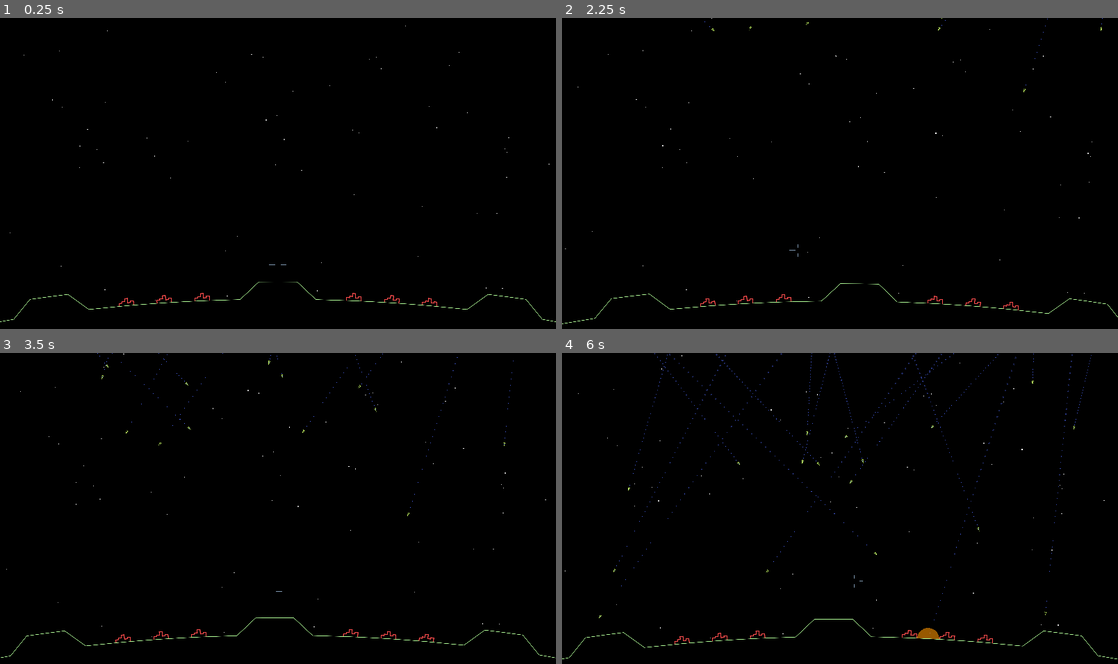
Above: before the commit, frames 1-4 (two rows, left to right).
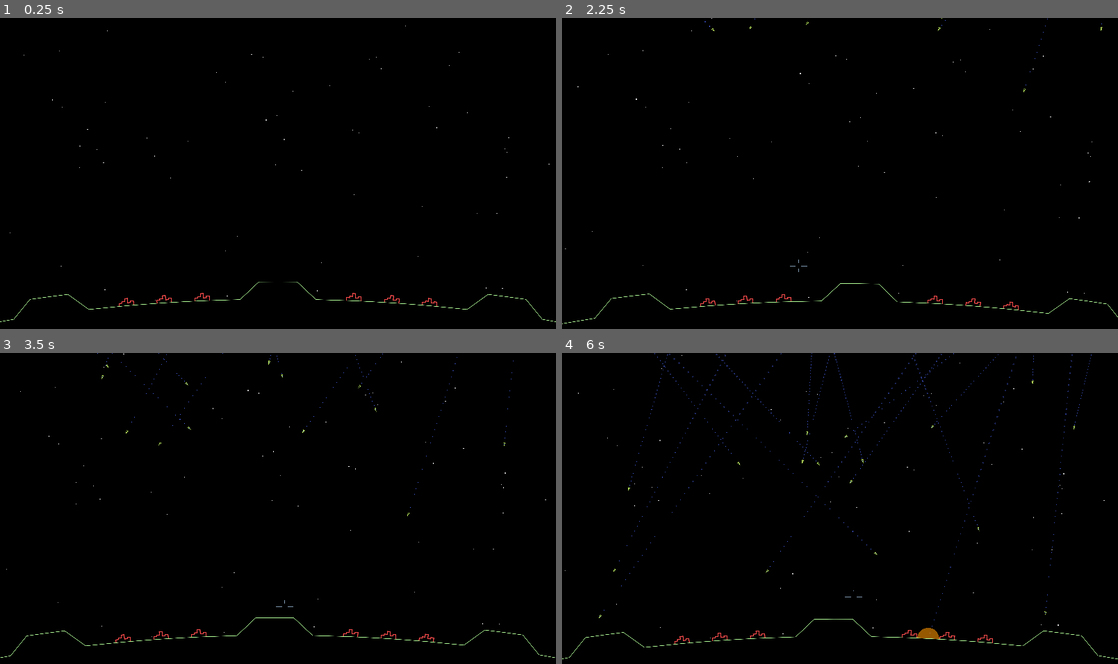
Above: after the commit, the same moments.

Repository: tartley/missile-commander
Game: Godot game, scene res://main.tscn
Same seed, same stepped clock (60 frames per second), same inputs: the game is played once before the commit and once after it.
Inputs (mouse positions are in pixels of both pictures, inside the frame that each line leads up to):
- Up to frame 1 (0.25 s): no input
- Up to frame 2 (2.25 s): tap Enter at 0.5 s; move the mouse to (834, 179) at 0.52 s; tap Space at 1.25 s; move the mouse to (878, 176) at 1.27 s; move the mouse to (795, 170) at 2.02 s
- Up to frame 3 (3.5 s): move the mouse to (283, 508) at 2.77 s
- Up to frame 4 (6 s): move the mouse to (817, 502) at 3.52 s; move the mouse to (867, 508) at 4.27 s; move the mouse to (812, 511) at 5.02 s; move the mouse to (851, 502) at 5.77 s

The runs differ from the first frame. In frame 1, less than 0.1% of the frame differs, in the area x 48-52%, y 79-80%; in frame 2, 0.2%; in frame 3, 0.2%; in frame 4, 0.3%, in the area x 0-100%, y 0-99%.

Commit message:
Mouse cursor goes lower

Diff:
--- a/mouse.gd
+++ b/mouse.gd
@@ -30,7 +30,7 @@
     extent_polar = Geometry.PolarExtent.new(
         Geometry.Polar.new(
             %Ground.PLANET_ANGLE * -0.99,
-            %Ground.RADIUS + get_viewport_rect().size.y * 0.11,
+            %Ground.RADIUS + get_viewport_rect().size.y * 0.06,
         ),
         Geometry.Polar.new(
             %Ground.PLANET_ANGLE * +0.99,
